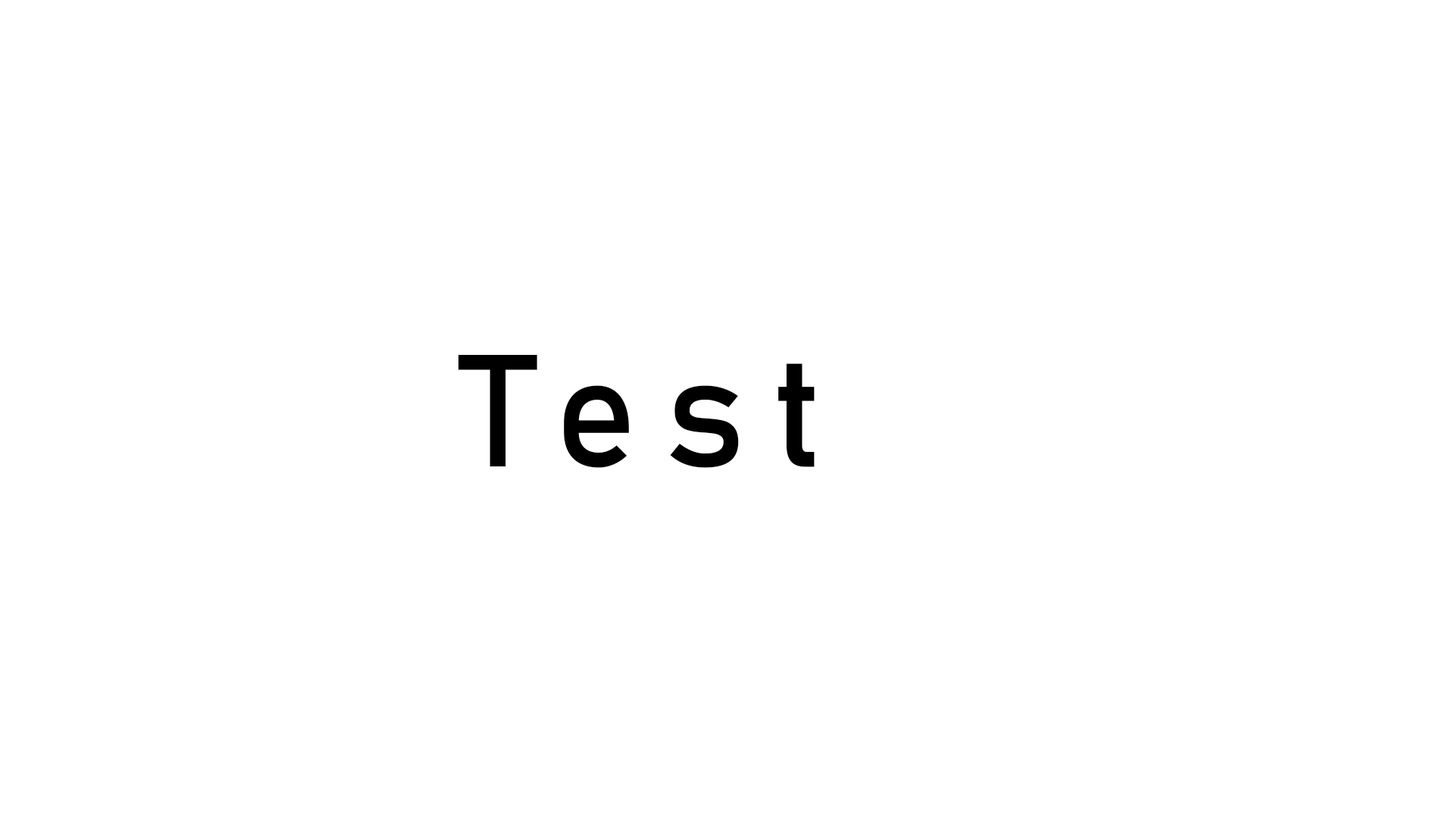
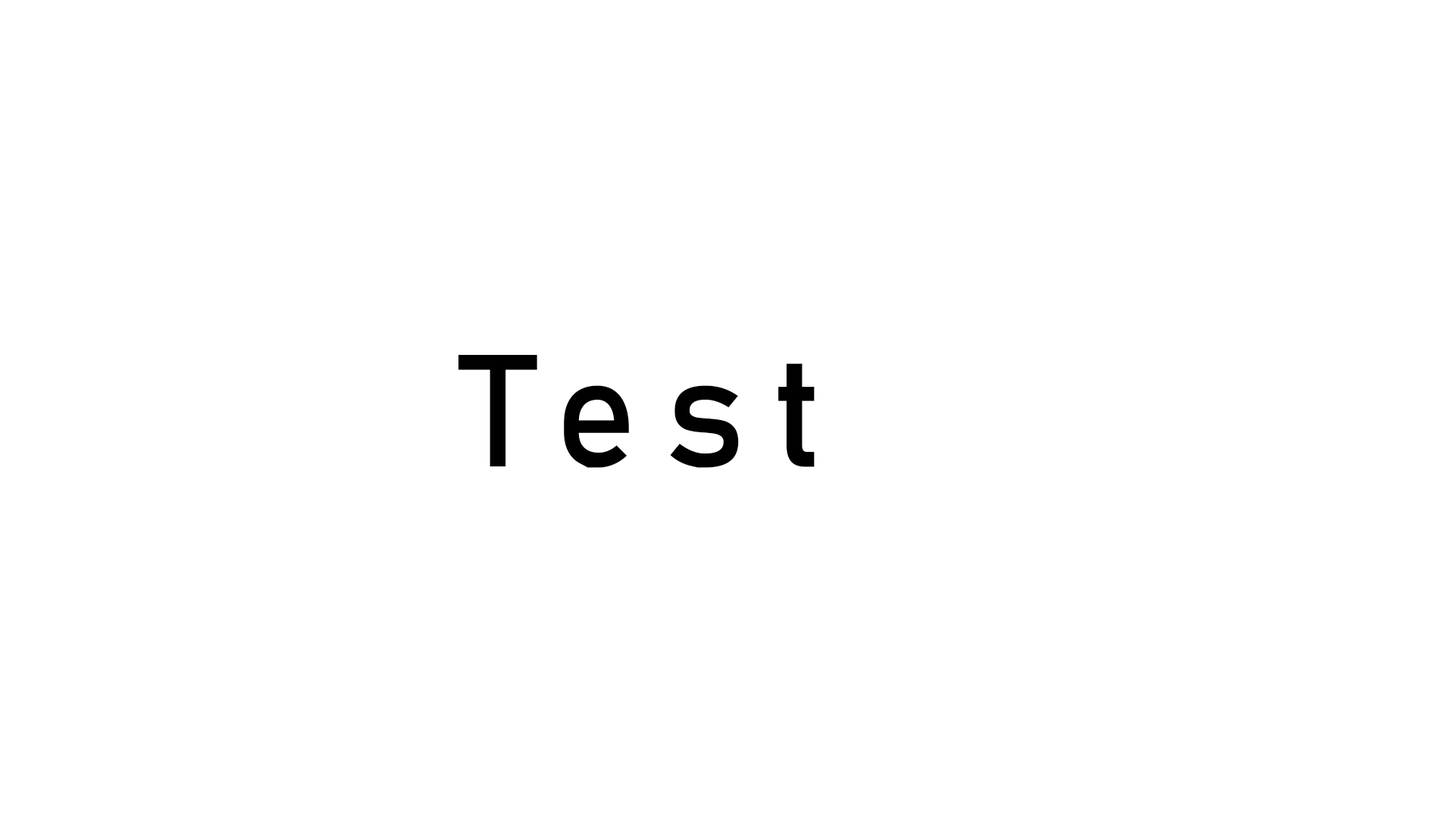
Comparing the layer stacks of the two 1455px x 819px images. Changes:
painted on "custom" over [580, 463, 705, 468]
